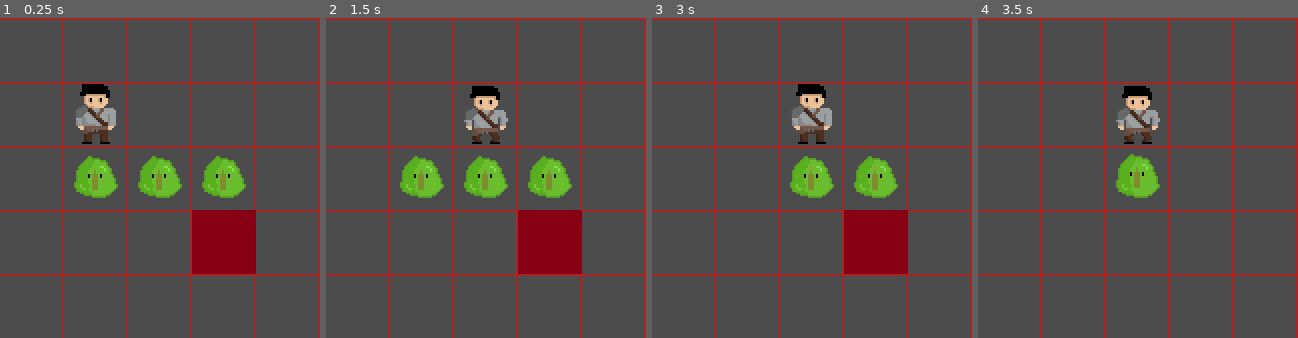
Above: before the commit, frames 1-4 (left to right).
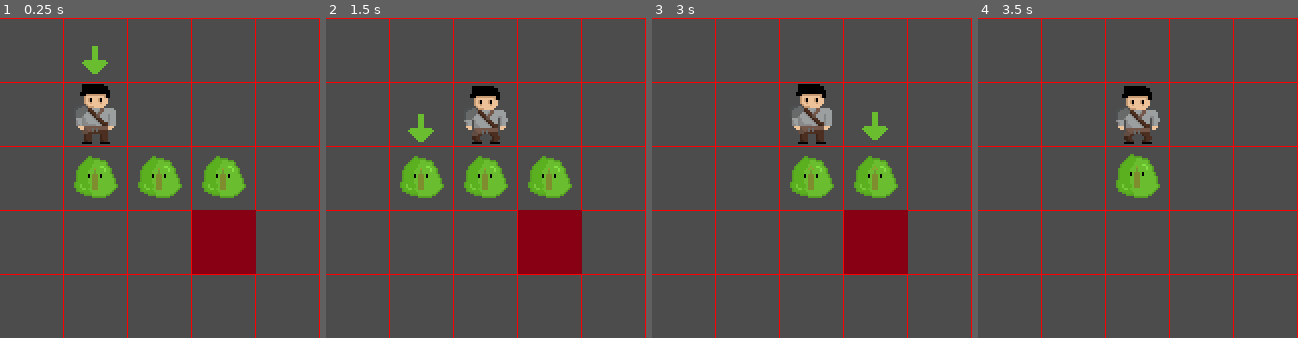
Above: after the commit, the same moments.

Repository: Eranot/LudumDare43
Game: Godot game, scene res://Engine/Main.tscn
The game is run twice, just before and just after one commit, with the same random seed, the same clock (stepped at 60 frames per second) and the same inputs.
Inputs (mouse positions are % of the whole screen's width and height, from its top left):
- Up to frame 1 (0.25 s): no input
- Up to frame 2 (1.5 s): move the mouse to (15, 15) at 0.52 s; hold Right (ui_right) 0.53-1.28 s; click (15, 15) at 0.6 s; tap Space (ui_select) at 0.77 s; move the mouse to (15, 25) at 1.27 s; hold Down (ui_down) from 1.28 s (still down); click (15, 25) at 1.35 s
- Up to frame 3 (3 s): tap Space (ui_select) at 1.52 s; move the mouse to (25, 25) at 2.02 s; release Down (ui_down) at 2.03 s; hold Right (ui_right) 2.03-2.78 s; click (25, 25) at 2.1 s; tap Enter at 2.75 s; move the mouse to (35, 25) at 2.77 s; hold Up (ui_up) from 2.78 s (still down); click (35, 25) at 2.85 s
- Up to frame 4 (3.5 s): keep holding Up (ui_up); tap Space (ui_select) at 3.02 s
The pictures show only the part of the screen within x 0-50%, y 0-50%; the shares and areas given below are measured in that part.

The runs differ from the first frame. In frame 1, 0.3% of the frame differs, in the area x 25-34%, y 8-18%; in frame 2, 0.3%; in frame 3, 0.3%; in frame 4, nothing differs.

Commit message:
Adicionando flecha

Diff:
--- a/Engine/Grid.gd
+++ b/Engine/Grid.gd
@@ -11,6 +11,7 @@
 export (PackedScene) var player;
 export (PackedScene) var slime;
 export (PackedScene) var obstacle;
+export (PackedScene) var Arrow;
 
 enum ENTITY_TYPES{
 	PLAYER,
@@ -18,7 +19,9 @@
 	COLLECTIBLE
 }
 
+var arrow = null
 var allObjects = []
+var selected = null
 
 func _ready():
 	screensize = get_viewport_rect().size;
@@ -27,6 +30,11 @@
 		grid.append([]);
 		for y in range(grid_size.y):
 			grid[x].append(null);
+
+	arrow = Arrow.instance()
+	arrow.position = Vector2(-64, -64)
+	arrow.z_index = 10
+	call_deferred("add_child", arrow);
 
 	add_new_object(player, 1, 1, ENTITY_TYPES.PLAYER, true);
 	add_new_object(slime, 1, 2, ENTITY_TYPES.PLAYER);
@@ -43,6 +51,7 @@
 	for y in range(grid_size.y):
 		draw_line(Vector2(y * tile_size.y, 0), Vector2(y * tile_size.y, screensize.y), Color(255,0,0))
 
+
 func _process(delta):
 	if(Input.is_action_just_pressed("ui_mouse_left")):
 		for obj in allObjects:
@@ -52,6 +61,10 @@
 			else:
 				allObjects.erase(obj)
 
+	if(weakref(selected).get_ref()):
+		arrow.position = Vector2(selected.position.x, selected.position.y - tile_size.y + 10)
+	else:
+		arrow.position = Vector2(-64, -64)
 
 func add_new_object(new_object, pos_x, pos_y, type, startAsSelected = false):
 	if(cell_exists(pos_x,pos_y)):
@@ -69,9 +82,11 @@
 
 func selectObject(object):
 	for obj in allObjects:
-
 		if(weakref(obj).get_ref()):
 			obj.SELECTED = object == obj
+			if(obj.SELECTED):
+				selected = obj
+
 		else:
 			allObjects.erase(obj)
 
--- a/Engine/Main.tscn
+++ b/Engine/Main.tscn
@@ -1,9 +1,10 @@
-[gd_scene load_steps=5 format=2]
+[gd_scene load_steps=6 format=2]
 
 [ext_resource path="res://Engine/Grid.gd" type="Script" id=1]
 [ext_resource path="res://Player/Player.tscn" type="PackedScene" id=2]
 [ext_resource path="res://Player/Slime.tscn" type="PackedScene" id=3]
 [ext_resource path="res://Obstacles/Obstacle.tscn" type="PackedScene" id=4]
+[ext_resource path="res://Player/Arrow.tscn" type="PackedScene" id=5]
 
 [node name="Main" type="Node" index="0"]
 
@@ -31,3 +32,4 @@
 player = ExtResource( 2 )
 slime = ExtResource( 3 )
 obstacle = ExtResource( 4 )
+Arrow = ExtResource( 5 )
--- /dev/null
+++ b/Player/Arrow.tscn
@@ -0,0 +1,32 @@
+[gd_scene load_steps=5 format=2]
+
+[ext_resource path="res://Player/arrow1.png" type="Texture" id=1]
+[ext_resource path="res://Player/arrow2.png" type="Texture" id=2]
+[ext_resource path="res://Player/arrow3.png" type="Texture" id=3]
+
+[sub_resource type="SpriteFrames" id=1]
+
+animations = [ {
+"frames": [ ExtResource( 1 ), ExtResource( 2 ), ExtResource( 3 ), ExtResource( 2 ) ],
+"loop": true,
+"name": "default",
+"speed": 5.0
+} ]
+
+[node name="StaticBody2D" type="StaticBody2D"]
+
+input_pickable = false
+collision_layer = 1
+collision_mask = 1
+constant_linear_velocity = Vector2( 0, 0 )
+constant_angular_velocity = 0.0
+friction = 1.0
+bounce = 0.0
+_sections_unfolded = [ "Pickable" ]
+
+[node name="AnimatedSprite" type="AnimatedSprite" parent="." index="0"]
+
+frames = SubResource( 1 )
+animation = "default"
+frame = 3
+playing = true
--- a/Player/Player.tscn
+++ b/Player/Player.tscn
@@ -18,7 +18,7 @@
 "speed": 2.0
 } ]
 
-[node name="Player" type="KinematicBody2D" index="0"]
+[node name="Player" type="KinematicBody2D"]
 
 input_pickable = true
 collision_layer = 1
Binary file added: Player/arrow1.png
Not shown, added: Player/arrow1.png.import
Binary file added: Player/arrow2.png
Not shown, added: Player/arrow2.png.import
Binary file added: Player/arrow3.png
Not shown, added: Player/arrow3.png.import
